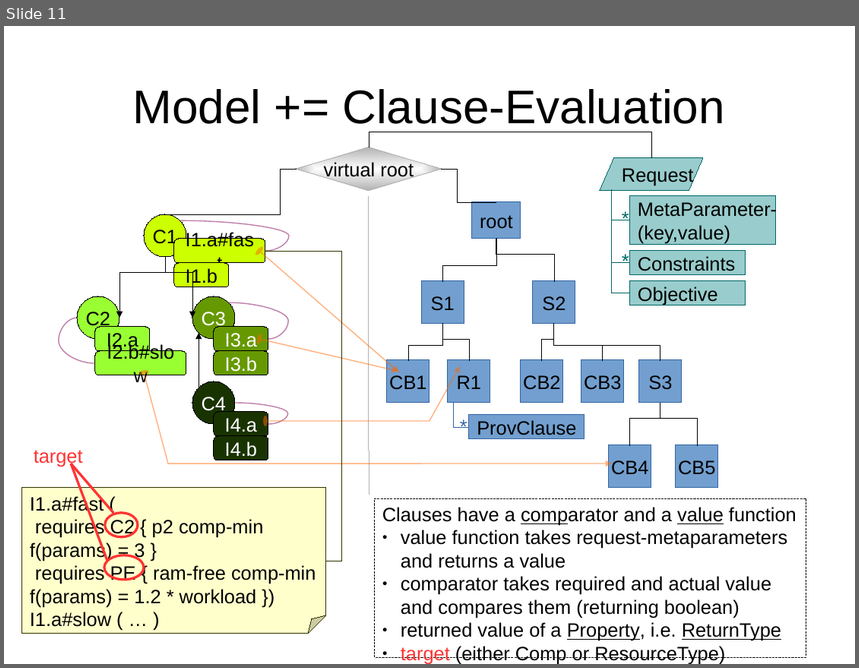
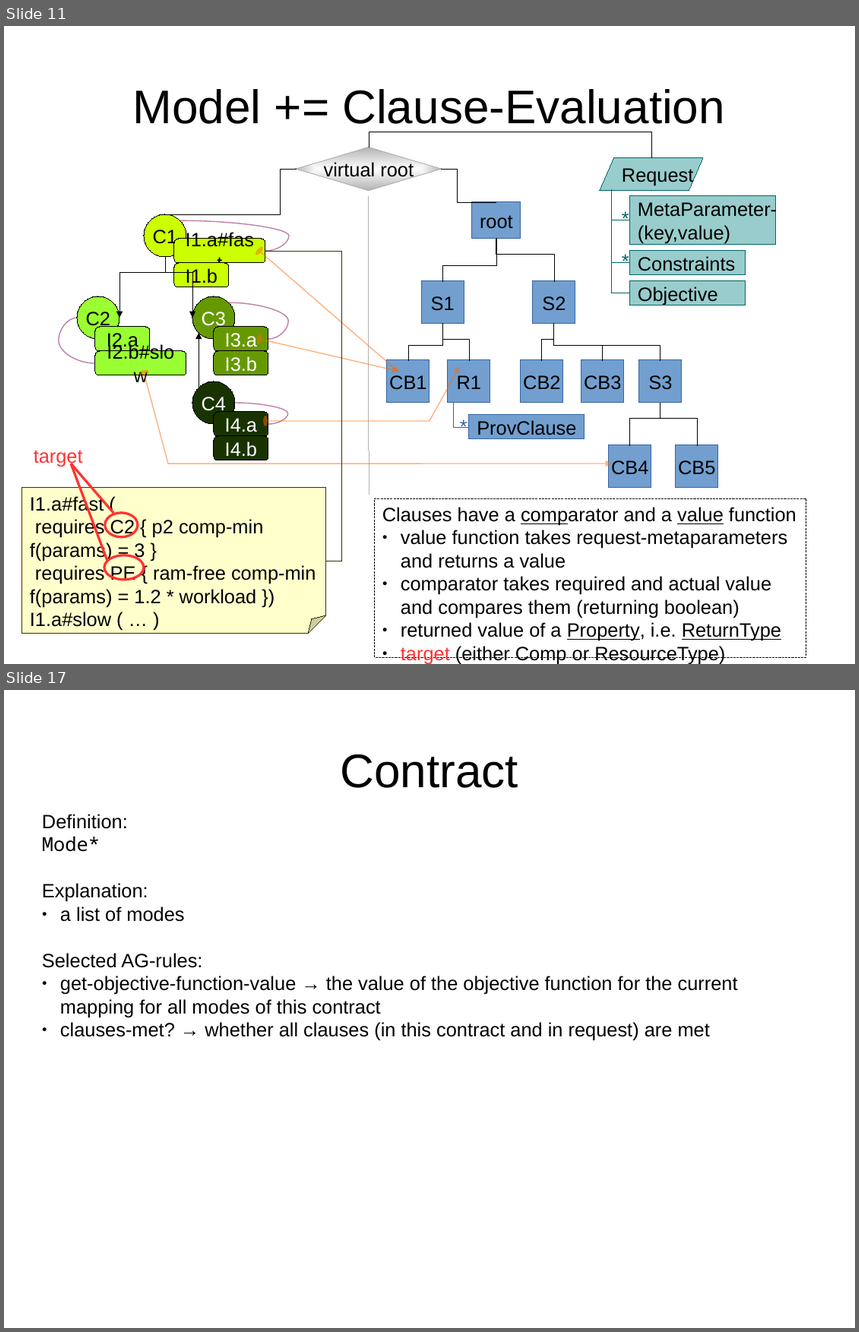
Before and after one commit to rene-schoene/racr-mquat, a slide deck: doc/the-model.odp. Shown one above the other, each under a label of ours: slide 11 before the commit, slides 11 and 17 after it; the slides between them are not shown. The pictures are 859x668 and 859x1332 pixels, drawn with LibreOffice and Linux fonts; fonts in the diff are those of the drawing. Boxes give left, top, right and bottom in pixels: in the first picture for what was removed or moved away, otherwise in the second. Text is boxed around its words. In the diff, an @@ line names an element or a change of style, - is before the commit and + after.

Commit message:
Begin with detailed docu of AST rules.

```diff
--- a/doc/the-model.odp
+++ b/doc/the-model.odp
@@ slide 17 added at [4, 690, 855, 1328], background #FFFFFF @@
@@ title added at [340, 754, 518, 788], 44 pt, text #000000 @@
+Contract
@@ text added at [42, 814, 738, 1041], 18 pt, text #000000 @@
+Definition:
+Mode*
+Explanation:
+● a list of modes
+Selected AG-rules:
+● get-objective-function-value → the value of the objective function for the current mapping for all modes of this contract
+● clauses-met? → whether all clauses (in this contract and in request) are met
```
Also in this commit, not shown: 15 other slides added, 1 other file.
